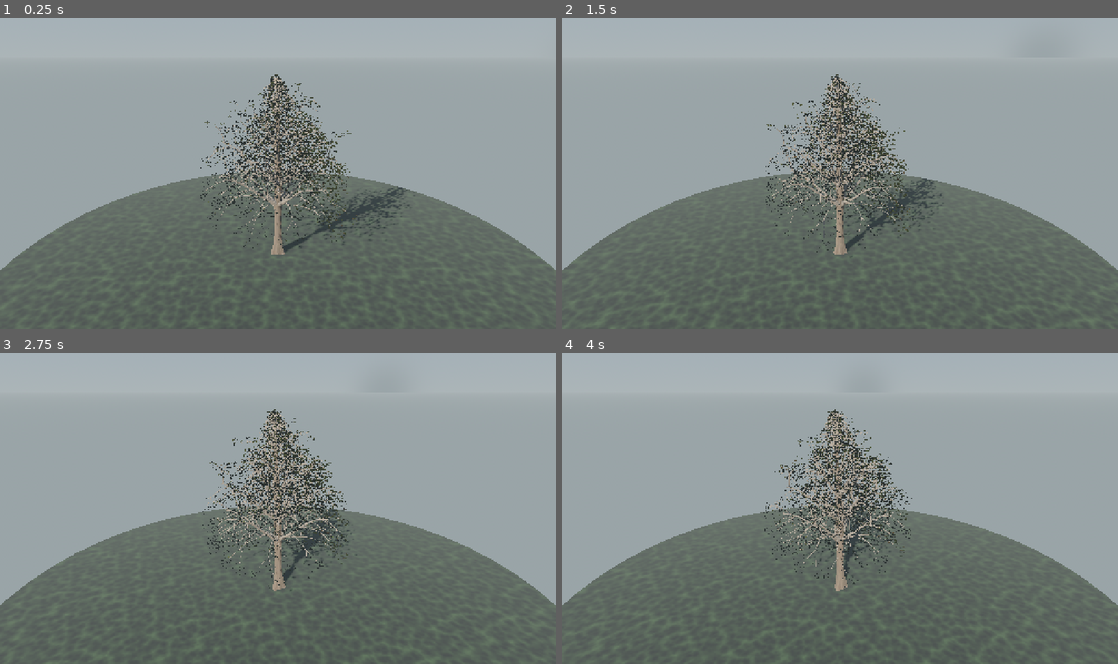
Above: before the commit, frames 1-4 (two rows, left to right).
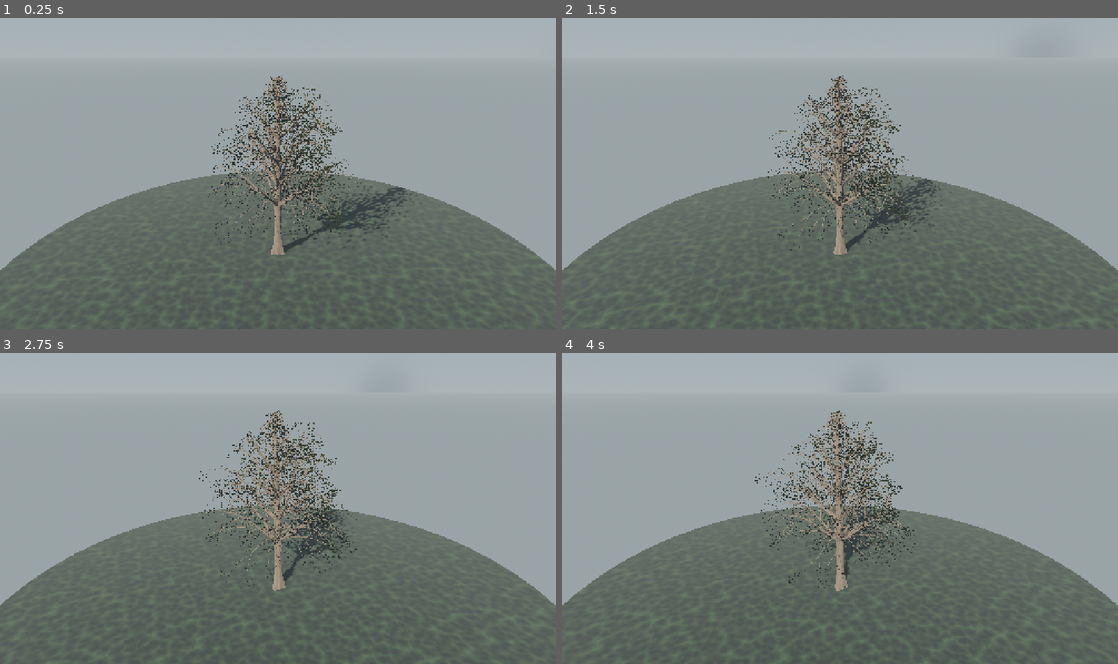
Above: after the commit, the same moments.

Repository: mehmetdem2005/Acik-dunya_oyun
Game: Godot game, scene res://scenes/world/pine_tree_scene.tscn
Two runs of this game, one before a commit and one after it. Both use one fixed random seed, a clock stepped at 60 frames per second and the inputs below. This scene is started directly instead of the project's main scene.
Inputs (mouse positions are in pixels of both pictures, inside the frame that each line leads up to):
- Up to frame 1 (0.25 s): no input
- Up to frame 2 (1.5 s): move the mouse to (962, 157) at 0.52 s; hold D 0.53-1.25 s; hold Shift 0.53-1.25 s; click (962, 157) at 0.67 s; tap Space at 0.77 s; drag from (728, 189) to (812, 235) at 1.27 s
- Up to frame 3 (2.75 s): move the mouse to (333, 440) at 2.02 s; hold D from 2.03 s (still down); hold Shift from 2.03 s (still down)
- Up to frame 4 (4 s): release D at 2.75 s; release Shift at 2.75 s; drag from (812, 570) to (673, 461) at 2.77 s; move the mouse to (1006, 555) at 3.52 s; hold A from 3.53 s (still down); hold Shift from 3.53 s (still down); tap Space at 3.77 s

The runs differ from the first frame. In frame 1, 5.3% of the frame differs, in the area x 36-76%, y 18-75%; in frame 2, 5.1%; in frame 3, 5.0%; in frame 4, 4.9%.

Commit message:
Dal texture tutarlı (=gövde bark) + sadeleştirme (çorba azaldı)
Kullanıcı 3 şikayeti (ajan-doğrulandı çözüldü):
- _branch_material -> _bark_material: dal kabuğu = gövde kabuğu;
  geçişte uyumsuzluk/smear/pale yok (gerçek çamda da aynı).
- shoots 11->8 (export+.tscn), _fork pinnat range(2)->range(1):
  dal "çorbası" belirgin azaldı, ~110k tri (bütçe bol).
- Foliage örtüyor (sparse değil). A1 nominal-radius bark fix korunur.
Bilinen kalan: silüet hâlâ yapraklı-blob (katmanlı konik değil) ->
ayrı turda ele alınacak.

https://claude.ai/code/session_01SAupt6yXBr9DzE6Ykd1e1F

Diff:
--- a/mouse_open_world_clean_project/scenes/world/pine_tree_scene.tscn
+++ b/mouse_open_world_clean_project/scenes/world/pine_tree_scene.tscn
@@ -88,7 +88,7 @@
 crown_radius = 2.2
 branch_count = 56
 branch_droop = 0.3
-shoots_per_branch = 11
+shoots_per_branch = 8
 fine_twigs = true
 twigs_per_shoot = 2
 blades_per_branch = 3
--- a/mouse_open_world_clean_project/scripts/world/pine/pine_skeleton.gd
+++ b/mouse_open_world_clean_project/scripts/world/pine/pine_skeleton.gd
@@ -303,7 +303,7 @@
 	# Eksen boyunca PİNNAT yan dalcıklar: çatallanma yalnız uçta değil,
 	# orta/dipte de (gerçek çam frond'u). Uç (is_tip) -> ucuz, odun yok.
 	if depth >= 2:
-		for li in range(2):
+		for li in range(1):
 			var lu: float = 0.40 + 0.26 * float(li)        # ~0.40, 0.66
 			var lwob: float = _rng.randf_range(-1.0, 1.0)
 			var lang: float = deg_to_rad(_rng.randf_range(32.0, 55.0))
--- a/mouse_open_world_clean_project/scripts/world/pine_tree.gd
+++ b/mouse_open_world_clean_project/scripts/world/pine_tree.gd
@@ -21,7 +21,7 @@
 @export_range(1.5, 6.0, 0.1) var crown_radius: float = 2.7
 @export_range(20, 110, 1) var branch_count: int = 58
 @export_range(0.0, 1.0, 0.02) var branch_droop: float = 0.22
-@export_range(3, 14, 1) var shoots_per_branch: int = 11
+@export_range(3, 14, 1) var shoots_per_branch: int = 8
 @export var fine_twigs: bool = true
 @export_range(0, 4, 1) var twigs_per_shoot: int = 2
 
@@ -259,13 +259,9 @@
 		bark_tiling, true)
 
 func _branch_material() -> StandardMaterial3D:
-	return _pbr_wood_material(
-		_tex_or(branch_albedo_tex, _TEX_ROOT + "branches/pine_branch_albedo_2k.png"),
-		_tex_or(branch_normal_tex, ""),
-		_tex_or(branch_ormc_tex, ""),
-		_tex_or(branch_detail_normal_tex, ""),
-		null,
-		branch_tiling, false)
+	# Dal kabuğu = GÖVDE kabuğu (gerçek çamda aynı): texture tutarlı,
+	# dal-gövde geçişinde uyumsuzluk/bozulma olmaz.
+	return _bark_material()
 
 func _needle_material() -> Material:
 	var n_alb := _tex_or(needle_albedo_tex, _TEX_ROOT + "needles/pine_needles_albedo_alpha_2k.png")
